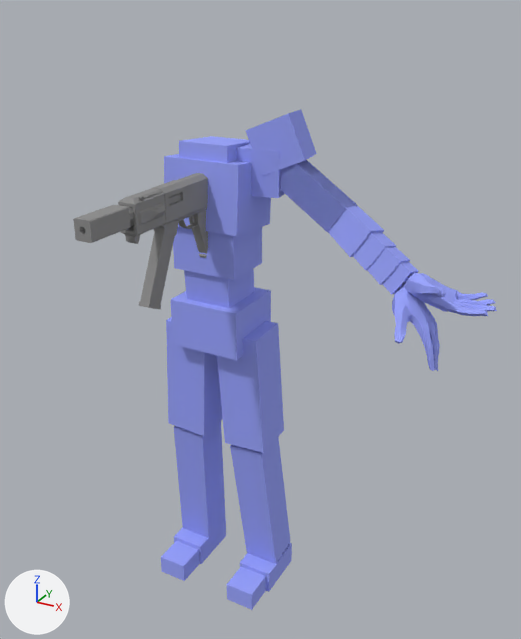
One commit to the Blender file BlenderAssets/BasicCharacter.blend: the scene before it, then after it.
The view is the same before and after, from a 50 mm lens placed at (1.149, -1.813, 1.96), pointed at (0.173, -0.039, 1.072). The axes (+X, +Y, +Z) are drawn at lower left. The lights are the same throughout.

The first picture shows 'Arms', 'Cube', 'Legs', 'Torso'.
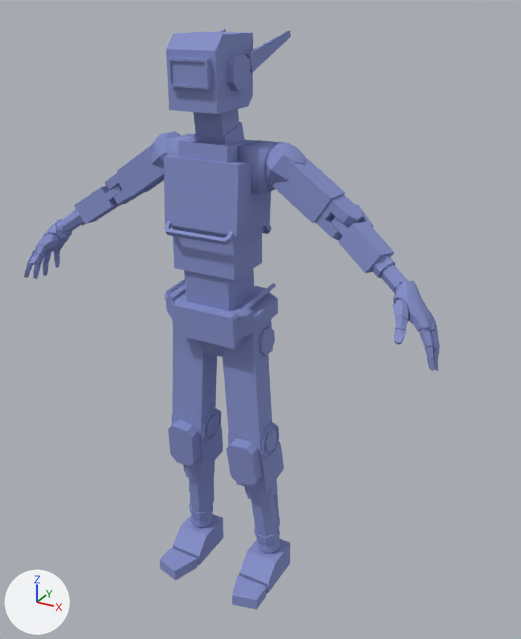
Changed parts and their boxes [x1, y1, x2, y2] in the pictures (521 x 639 px; the box of a moved part takes in the faces that stretch with it):
'Legs', recoloured, reshaped, moved, turned: before [161, 287, 292, 610]; after [160, 279, 290, 609]
'Arms', recoloured, reshaped, moved, turned: before [236, 109, 497, 371]; after [24, 131, 440, 371]
'Torso', recoloured, reshaped, moved (6% wider): before [164, 136, 271, 308]; after [164, 134, 278, 311]
'Head', shown (blue): after [166, 29, 291, 144]
'Cube', deleted: before [73, 173, 208, 310]
part 1 of me_cube_009, moved or reshaped: before [179, 136, 250, 163]; after [179, 139, 256, 163]
part 2 of me_cube_009, moved or reshaped: before [184, 269, 254, 308]; after [184, 269, 254, 311]
part 3 of me_cube_009, moved or reshaped: before [173, 227, 262, 280]; after [172, 226, 262, 280]
part 4 of me_cube_009, moved or reshaped: [164, 154, 271, 236] in both
part 5 of me_cube_009, added (blue): after [164, 221, 235, 245]
part 6 of me_cube_009, added: after [262, 224, 272, 234]
part 7 of me_cube_009, added (blue): after [167, 134, 278, 195]
part 8 of me_cube_002, added (blue): after [24, 131, 440, 371]
part 9 of me_cube_002, deleted (blue): before [236, 109, 497, 371]
part 10 of me_cube_004, deleted (blue): before [161, 541, 266, 610]
part 11 of me_cube_004, deleted (blue): before [174, 421, 290, 564]
part 12 of me_cube_004, deleted (blue): before [174, 519, 292, 592]
part 13 of me_cube_004, built on: before [166, 287, 284, 453]; after [160, 279, 290, 609]

Diff of the bpy script that builds the scene:
```diff
--- a/BlenderAssets/BasicCharacter.blend.py
+++ b/BlenderAssets/BasicCharacter.blend.py
@@ mat_material__46 @@
 mat_material__46 = principled_material('Material #46')
-mat_material__46.base_color = (0.336, 0.387, 1.0)  # blue #9da7ff
+mat_material__46.base_color = (0.256, 0.299, 0.606)  # blue #8a95cc
 mat_material__46.roughness = 0.859
@@ me_cube_002 @@
 # used by ob_arms; location = (0.176, 0.0599, 1.539); rotation_euler = (-0.241, -0.98, 0.206), in degrees (-14, -56, 12)
-me_cube_002.from_pydata(...)  # 460 vertices, 446 faces; spans x -0.142..0.048, y -0.175..0.088, z -0.741..0.127
+me_cube_002.from_pydata(...)  # 806 vertices, 769 faces; spans x 0.128..0.736, y -0.164..0.124, z 1.053..1.595
+# me_cube_002 part 8: 806 vertices added at x 0.128..0.736, y -0.164..0.124, z 1.053..1.595
+# me_cube_002 part 9: 460 vertices removed from x -0.142..0.048, y -0.175..0.088, z -0.741..0.127
 me_cube_002.materials.append(mat_material__46)
@@ me_cube_004 @@
-me_cube_004.from_pydata(...)  # 40 vertices, 29 faces; spans x 0.0..0.207, y -0.157..0.129, z -1.023..0.078
+me_cube_004.from_pydata(...)  # 438 vertices, 368 faces; spans x 0.0..0.209, y -0.182..0.13, z -0.012..1.142
+# me_cube_004 part 10: the loose piece of 8 vertices spanning x 0.092..0.195, y -0.157..-0.055, z -1.023..-0.953 is deleted
+# me_cube_004 part 11: the loose piece of 8 vertices spanning x 0.055..0.205, y -0.056..0.124, z -0.947..-0.423 is deleted
+# me_cube_004 part 12: the loose piece of 8 vertices spanning x 0.086..0.207, y -0.054..0.129, z -1.023..-0.94 is deleted
+# me_cube_004 part 13: 16 vertices removed from x 0.0..0.191, y -0.111..0.111, z -0.43..0.078; 438 vertices added at x 0.0..0.209, y -0.182..0.13, z -0.012..1.142
 me_cube_004.materials.append(mat_material__46)
@@ me_cube_009 @@
 # used by ob_torso; location = (0.0, 0.0183, 1.521); rotation_euler = (-0.0711, 0.0, 0.0), in degrees (-4.1, 0, 0)
-me_cube_009.from_pydata(...)  # 32 vertices, 20 faces; spans x 0.0..0.126, y -0.101..0.107, z -0.468..0.066
+me_cube_009.from_pydata(...)  # 72 vertices, 52 faces; spans x 0.0..0.165, y -0.222..0.058, z 1.05..1.585
+# me_cube_009 part 1: the loose piece of 8 vertices spanning x 0.0..0.082, y -0.088..0.088, z -0.066..0.066 is moved by (0.0, -0.09, 1.518)
+# me_cube_009 part 2: the loose piece of 8 vertices spanning x 0.0..0.079, y -0.072..0.107, z -0.468..-0.279 is moved by (0.0, -0.09, 1.518)
+# me_cube_009 part 3: the loose piece of 8 vertices spanning x 0.0..0.108, y -0.091..0.094, z -0.324..-0.138 is moved by (0.0, -0.09, 1.518)
+# me_cube_009 part 4: the loose piece of 8 vertices spanning x 0.0..0.126, y -0.101..0.101, z -0.183..0.019 is moved by (0.0, -0.09, 1.518)
+# me_cube_009 part 5: a new loose piece of 16 vertices spanning x 0.0..0.115, y -0.222..-0.156, z 1.309..1.366, in mat_material__46 (blue #8a95cc)
+# me_cube_009 part 6: a new loose piece of 16 vertices spanning x 0.0..0.115, y -0.019..0.058, z 1.292..1.36, in mat_material__46 (blue #8a95cc)
+# me_cube_009 part 7: 8 vertices added at x 0.081..0.165, y -0.123..0.01, z 1.447..1.585
 me_cube_009.materials.append(mat_material__46)
@@ ob_arms @@
 ob_arms = bpy.data.objects.new('Arms', me_cube_002)
-ob_arms.location = (0.176, 0.0599, 1.539)
-ob_arms.rotation_euler = (-0.241, -0.98, 0.206)  # degrees (-14, -56, 12)
+ob_arms.location = (0.0, 0.0, 0.0)
 _m = ob_arms.modifiers.new('Mirror', 'MIRROR')
@@ ob_legs @@
 ob_legs = bpy.data.objects.new('Legs', me_cube_004)
-ob_legs.location = (0.0, 0.016, 1.023)
+ob_legs.location = (0.0, 0.0, 0.0)
+ob_legs.rotation_euler = (-0.0711, 0.0, 0.0)  # degrees (-4.1, 0, 0)
 _m = ob_legs.modifiers.new('Mirror', 'MIRROR')
@@ ob_torso @@
 ob_torso = bpy.data.objects.new('Torso', me_cube_009)
-ob_torso.location = (0.0, 0.0183, 1.521)
+ob_torso.location = (0.0, 0.0, 0.0)
 ob_torso.rotation_euler = (-0.0711, 0.0, 0.0)  # degrees (-4.1, 0, 0)
@@ ob_head @@
 _m = ob_head.modifiers.new('Mirror', 'MIRROR')
 _m.use_clip = True
-ob_head.hide_set(True)
@@ ob_cube @@
-ob_cube = bpy.data.objects.new('Cube', me_cube_005)
```
